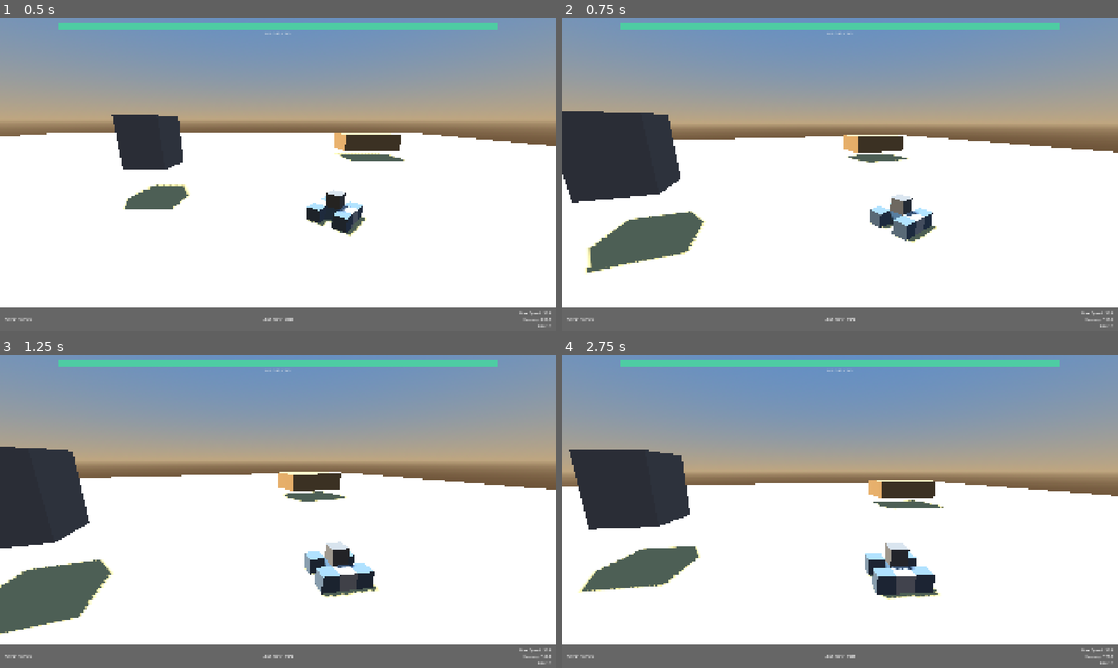
Above: before the commit, frames 1-4 (two rows, left to right).
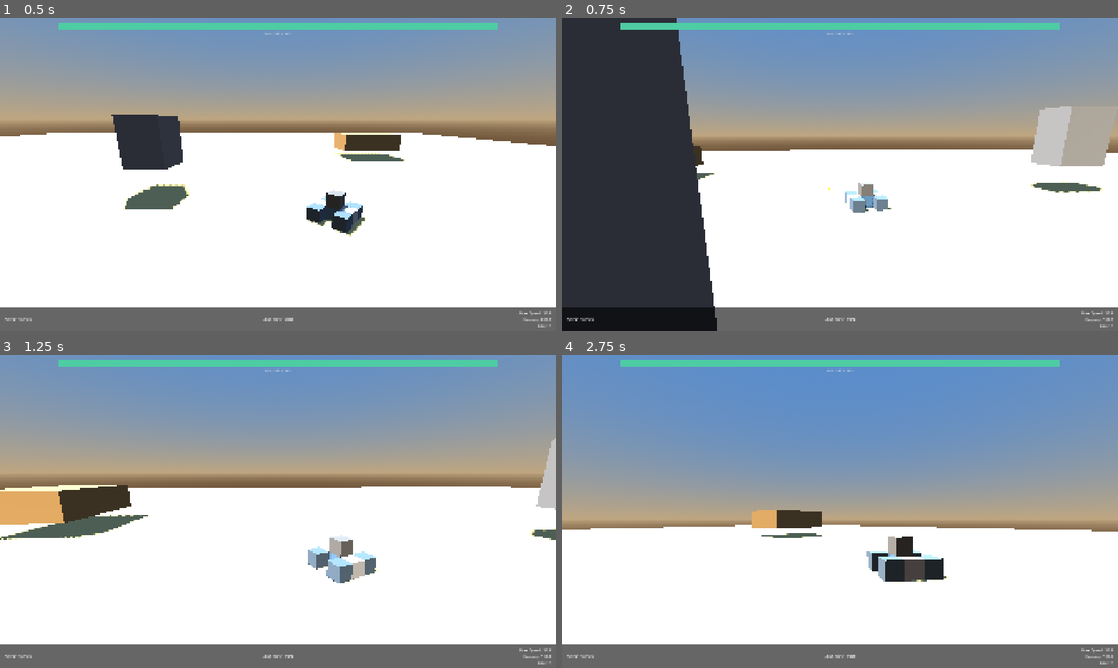
Above: after the commit, the same moments.

Repository: RSnegach/close-encounters
Game: Godot game, scene res://scenes/combat.tscn
The game is run twice, just before and just after one commit, with the same random seed, the same clock (stepped at 60 frames per second) and the same inputs. This scene is started directly instead of the project's main scene.
Inputs (mouse positions are in pixels of both pictures, inside the frame that each line leads up to):
- Up to frame 1 (0.5 s): no input
- Up to frame 2 (0.75 s): tap Enter at 0.5 s; move the mouse to (867, 174) at 0.52 s; hold Up (throttle_up) from 0.53 s (still down); tap F (dive) at 0.6 s; click (867, 174) at 0.67 s
- Up to frame 3 (1.25 s): keep holding Up (throttle_up)
- Up to frame 4 (2.75 s): keep holding Up (throttle_up); move the mouse to (812, 511) at 1.27 s; tap R (surface) at 1.35 s; click (812, 511) at 1.42 s; move the mouse to (851, 505) at 2.02 s; tap 0 at 2.1 s; click (851, 505) at 2.17 s

Frame 1 is identical in both runs. In frame 2, 28% of the frame differs, in the area x 0-100%, y 0-100%; in frame 3, 18%; in frame 4, 41%, in the area x 0-100%, y 16-97%.

Commit message:
Fix camera: position-delta polling instead of InputEventMouseMotion
CAPTURED mode doesn't generate motion events on this system.
New approach bypasses _input entirely:
1. Poll mouse position each frame via get_mouse_position()
2. Compute delta from screen center
3. Apply to yaw/pitch
4. Warp mouse back to center AFTER reading delta

This is safe because we read position then warp (no event conflict).
Uses HIDDEN mode (cursor invisible, position still trackable).
Pause shows cursor (VISIBLE), resume hides it (HIDDEN).

Diff:
--- a/scripts/combat/combat_camera.gd
+++ b/scripts/combat/combat_camera.gd
@@ -1,21 +1,26 @@
 ## CombatCamera — Standalone third-person camera with mouse look.
 ##
-## Uses CAPTURED mouse mode. If that doesn't work on your setup,
-## the camera also works in VISIBLE mode (when paused).
+## Uses position-delta polling instead of InputEventMouseMotion.
+## Works with VISIBLE mouse mode (no CAPTURED needed).
+## The cursor IS the crosshair — it stays centered on screen.
 class_name CombatCamera
 extends Node3D
 
 
-var target: Node3D = null       ## The vehicle to follow.
-var pivot: Node3D = null        ## Rotation pivot (yaw + pitch).
-var cam: Camera3D = null        ## The actual camera.
-var yaw: float = 0.0           ## Horizontal angle (degrees).
-var pitch: float = -15.0       ## Vertical angle (degrees).
-var distance: float = 14.0     ## Distance behind the target.
-var sensitivity: float = 0.2   ## Mouse sensitivity.
+var target: Node3D = null
+var pivot: Node3D = null
+var cam: Camera3D = null
+var yaw: float = 0.0
+var pitch: float = -15.0
+var distance: float = 14.0
+var sensitivity: float = 0.3
 
-## The direction the camera center points — used for aiming.
 var aim_direction: Vector3 = Vector3.FORWARD
+
+## Screen center for mouse warping.
+var _screen_center: Vector2 = Vector2.ZERO
+## Whether to apply mouse look (disabled when paused).
+var _mouse_look_active: bool = false
 
 
 func _ready() -> void:
@@ -30,44 +35,55 @@
 	cam.current = true
 	pivot.rotation_degrees.x = pitch
 
-	# Process even when paused so ESC menu camera still works.
 	process_mode = Node.PROCESS_MODE_ALWAYS
-	# Ensure we receive input.
-	set_process_input(true)
+	_screen_center = Vector2(640, 360)  # Will be updated on first frame.
 
 
-## Bind to a target vehicle and hide the cursor.
 func setup(target_node: Node3D) -> void:
 	target = target_node
 	yaw = rad_to_deg(target.global_rotation.y) + 180.0
-	Input.set_mouse_mode(Input.MOUSE_MODE_CAPTURED)
+	_mouse_look_active = true
+	# Use HIDDEN so cursor is invisible but position is trackable.
+	Input.set_mouse_mode(Input.MOUSE_MODE_HIDDEN)
+	# Get actual screen center.
+	_screen_center = get_viewport().get_visible_rect().size * 0.5
+	# Warp mouse to center to start clean.
+	get_viewport().warp_mouse(_screen_center)
 	print("[CombatCamera] Attached to %s." % target.name)
-
-
-func _input(event: InputEvent) -> void:
-	if target == null:
-		return
-
-	if event is InputEventMouseMotion:
-		var motion: InputEventMouseMotion = event as InputEventMouseMotion
-		yaw -= motion.relative.x * sensitivity
-		pitch -= motion.relative.y * sensitivity
-		pitch = clampf(pitch, -60.0, 20.0)
 
 
 func _process(_delta: float) -> void:
 	if target == null or pivot == null:
 		return
 
+	# --- Mouse look via position polling (not _input events) ---
+	if _mouse_look_active and not get_tree().paused:
+		var mouse_pos: Vector2 = get_viewport().get_mouse_position()
+		var delta_mouse: Vector2 = mouse_pos - _screen_center
+
+		# Only apply if mouse actually moved (ignore tiny jitter).
+		if delta_mouse.length() > 0.5:
+			yaw -= delta_mouse.x * sensitivity
+			pitch -= delta_mouse.y * sensitivity
+			pitch = clampf(pitch, -60.0, 20.0)
+
+		# Warp back to center AFTER reading the delta.
+		# This is safe because we poll position, not events.
+		get_viewport().warp_mouse(_screen_center)
+
+		# Keep cursor hidden during gameplay.
+		if Input.get_mouse_mode() != Input.MOUSE_MODE_HIDDEN:
+			Input.set_mouse_mode(Input.MOUSE_MODE_HIDDEN)
+
 	# Follow the target.
 	global_position = target.global_position + Vector3(0, 3, 0)
 	pivot.rotation_degrees = Vector3(pitch, yaw, 0)
 	cam.position.z = distance
 
-	# Compute aim direction for weapons.
+	# Compute aim direction.
 	aim_direction = -pivot.global_transform.basis.z
 
-	# Push yaw/pitch/aim to the target vehicle so movement follows camera.
+	# Push to the vehicle for movement and weapon aiming.
 	if target.get("_camera_yaw") != null:
 		target._camera_yaw = yaw
 	if target.get("_camera_pitch") != null:
--- a/scripts/ui/hud.gd
+++ b/scripts/ui/hud.gd
@@ -113,7 +113,7 @@
 	if is_paused:
 		Input.set_mouse_mode(Input.MOUSE_MODE_VISIBLE)
 	else:
-		Input.set_mouse_mode(Input.MOUSE_MODE_CAPTURED)
+		Input.set_mouse_mode(Input.MOUSE_MODE_HIDDEN)
 
 
 func _on_resume_pressed() -> void:
